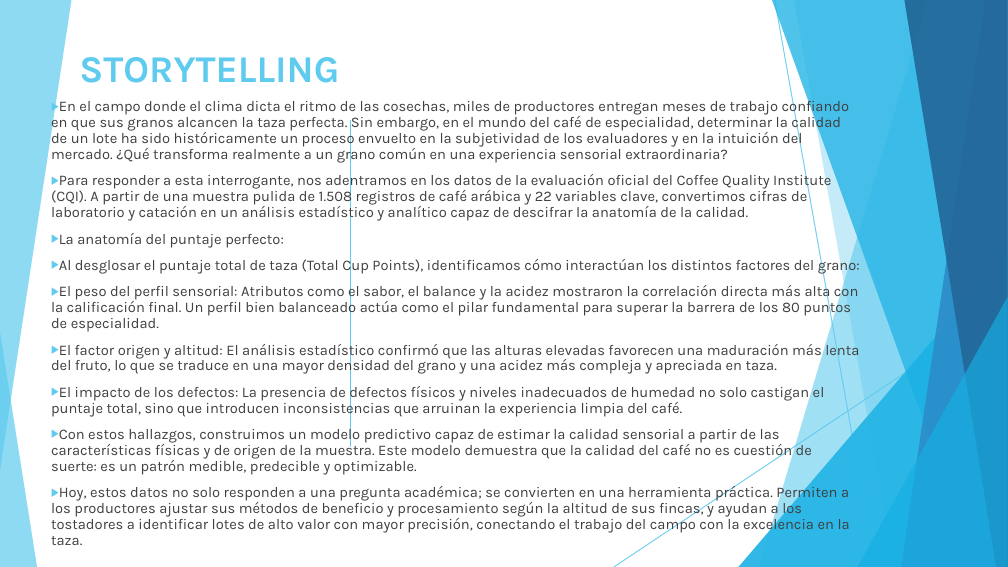
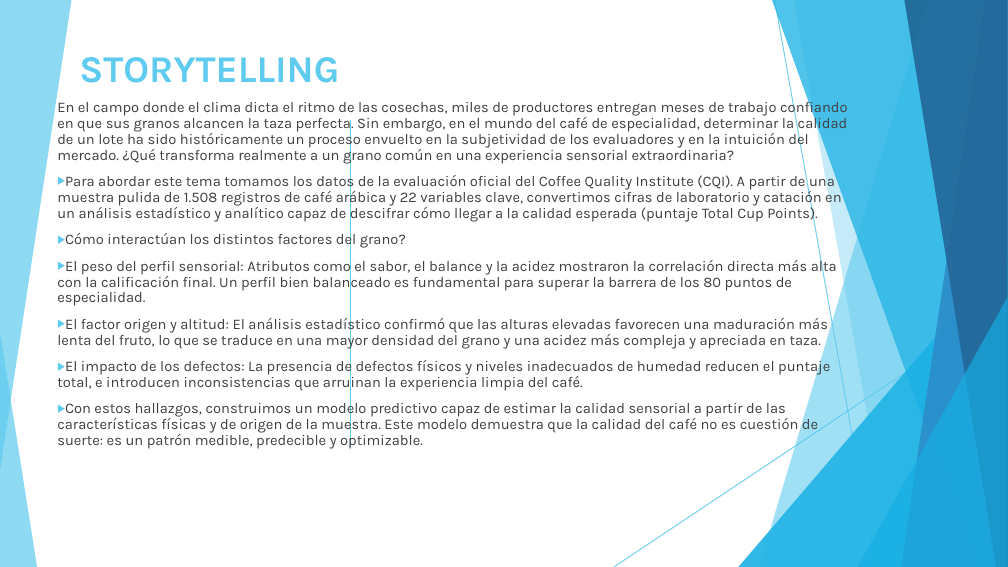
Before and after one commit to Lau21-del/calidad-cafe-ciencia-datos, a slide deck: slide 11 of PryFinal-PresDataXperiencie.pptx (slide 9 before the commit). Drawn at 1008x567 pixels with LibreOffice and Linux fonts; fonts in the diff are those of the drawing. Boxes give left, top, right and bottom in pixels: in the first picture for what was removed or moved away, otherwise in the second. Text is boxed around its words. In the diff, an @@ line names an element or a change of style, - is before the commit and + after.

```diff
--- a/PryFinal-PresDataXperiencie.pptx
+++ b/PryFinal-PresDataXperiencie.pptx
@@ text "En el campo donde el ...": place and size @@
-text "En el campo donde el ..." at (51,113,860,545)
+text "En el campo donde el ..." at (57,98,848,449)
@@ text at (57,98,848,164): bullet ▶ to none @@
@@ text at (57,172,841,306): text changed @@
-▶ Para responder a esta interrogante, nos adentramos en los datos de la evaluación oficial del Coffee Quality Institute (CQI). A partir de una muestra pulida de 1.508 registros de café arábica y 22 variables clave, convertimos cifras de laboratorio y catación en un análisis estadístico y analítico capaz de descifrar la anatomía de la calidad.
-▶ La anatomía del puntaje perfecto:
-▶ Al desglosar el puntaje total de taza (Total Cup Points), identificamos cómo interactúan los distintos factores del grano:
-▶ El peso del perfil sensorial: Atributos como el sabor, el balance y la acidez mostraron la correlación directa más alta con la calificación final. Un perfil bien balanceado actúa como el pilar fundamental para superar la barrera de los 80 puntos de especialidad.
+▶ Para abordar este tema tomamos los datos de la evaluación oficial del Coffee Quality Institute (CQI). A partir de una muestra pulida de 1.508 registros de café arábica y 22 variables clave, convertimos cifras de laboratorio y catación en un análisis estadístico y analítico capaz de descifrar cómo llegar a la calidad esperada (puntaje Total Cup Points).
+▶ Cómo interactúan los distintos factores del grano?
+▶ El peso del perfil sensorial: Atributos como el sabor, el balance y la acidez mostraron la correlación directa más alta con la calificación final. Un perfil bien balanceado es fundamental para superar la barrera de los 80 puntos de especialidad.
@@ text at (57,358,830,391): text changed @@
-▶ El impacto de los defectos: La presencia de defectos físicos y niveles inadecuados de humedad no solo castigan el puntaje total, sino que introducen inconsistencias que arruinan la experiencia limpia del café.
+▶ El impacto de los defectos: La presencia de defectos físicos y niveles inadecuados de humedad reducen el puntaje total, e introducen inconsistencias que arruinan la experiencia limpia del café.
@@ text at (51,484,850,545): paragraph removed @@
-▶ Hoy, estos datos no solo responden a una pregunta académica; se convierten en una herramienta práctica. Permiten a los productores ajustar sus métodos de beneficio y procesamiento según la altitud de sus fincas, y ayudan a los tostadores a identificar lotes de alto valor con mayor precisión, conectando el trabajo del campo con la excelencia en la taza.
```
Also in this commit, not shown: 4 other slides changed, 2 slides added.
